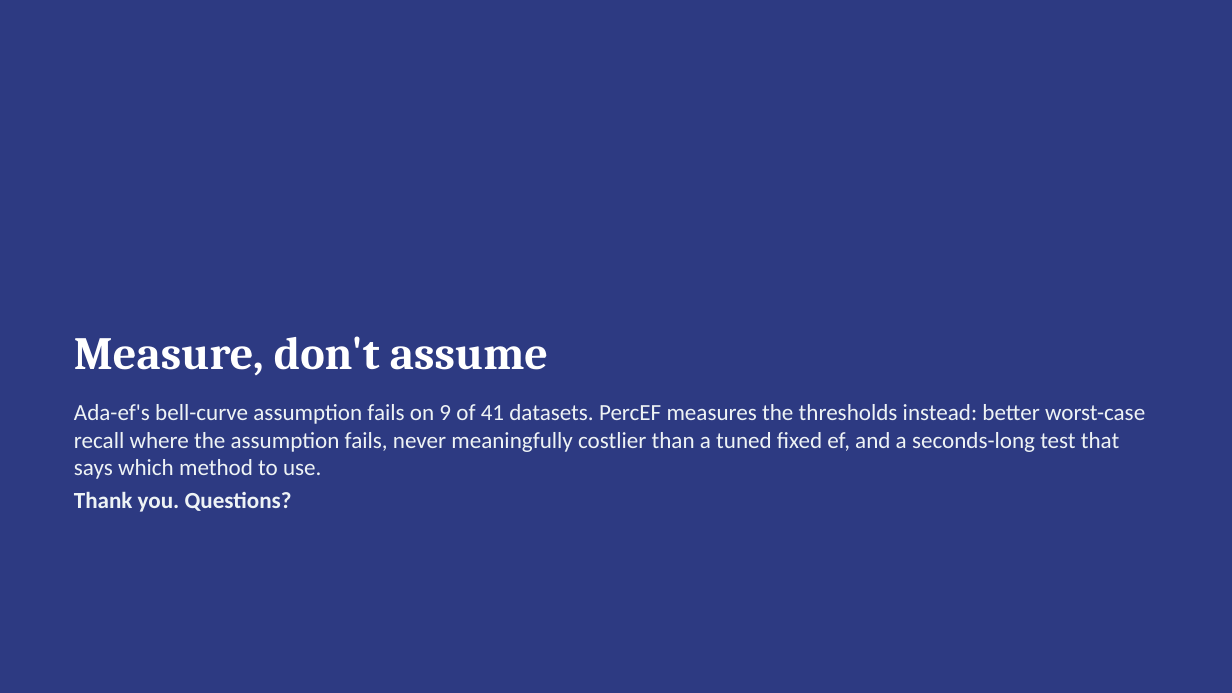
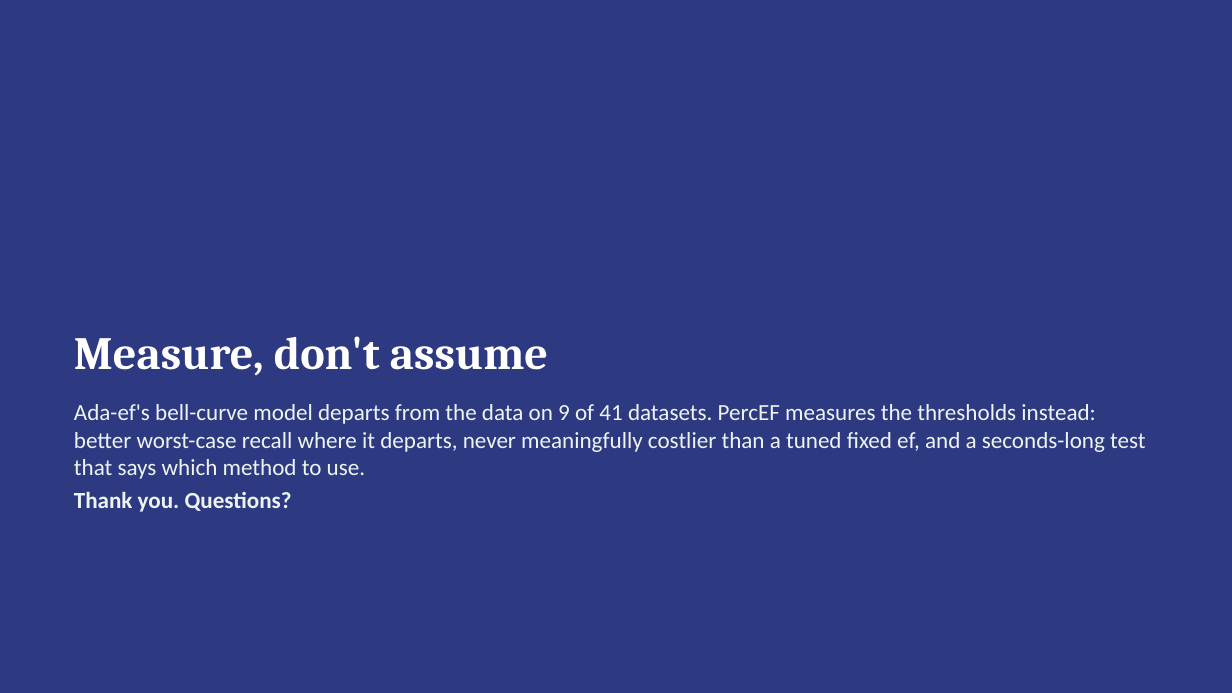
Before and after one commit to pranavshenvi/hybridAdaptiveEF, a slide deck: slide 16 of presentation/PercEF_review.pptx. Drawn at 1232x693 pixels with LibreOffice and Linux fonts; fonts in the diff are those of the drawing. Boxes give left, top, right and bottom in pixels: in the first picture for what was removed or moved away, otherwise in the second. Text is boxed around its words. In the diff, an @@ line names an element or a change of style, - is before the commit and + after.

```diff
--- a/presentation/PercEF_review.pptx
+++ b/presentation/PercEF_review.pptx
@@ text at <box>74,404,1145,479</box>: text changed @@
-Ada-ef's bell-curve assumption fails on 9 of 41 datasets. PercEF measures the thresholds instead: better worst-case recall where the assumption fails, never meaningfully costlier than a tuned fixed ef, and a seconds-long test that says which method to use.
+Ada-ef's bell-curve model departs from the data on 9 of 41 datasets. PercEF measures the thresholds instead: better worst-case recall where it departs, never meaningfully costlier than a tuned fixed ef, and a seconds-long test that says which method to use.
```
Also in this commit, not shown: 9 other slides changed, 10 other files.
